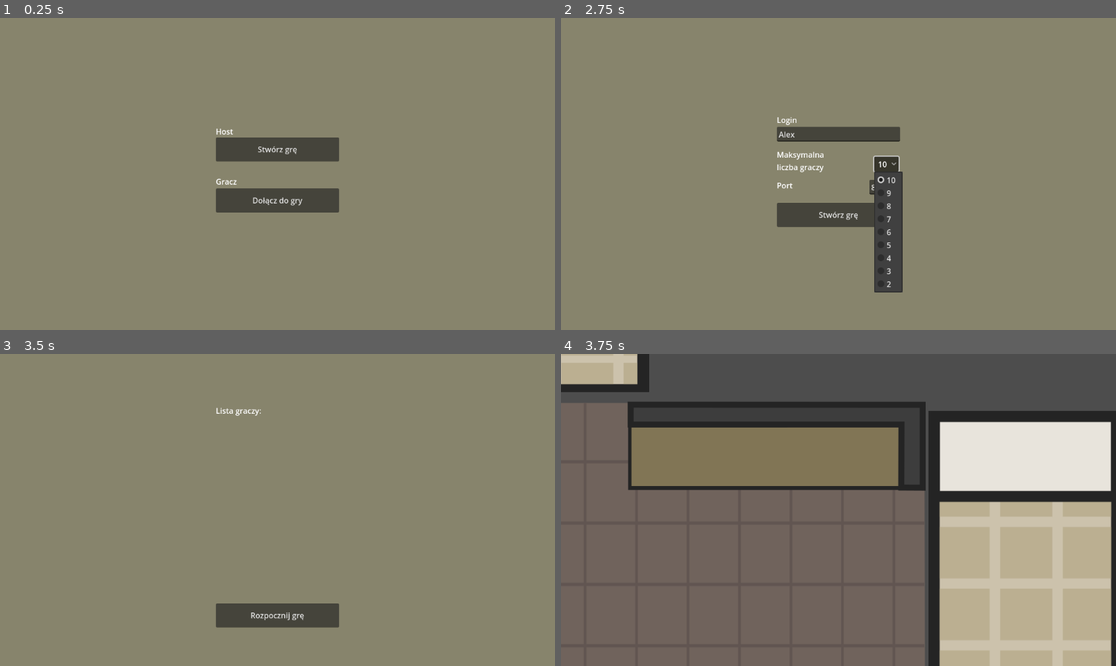
Above: before the commit, frames 1-4 (two rows, left to right).
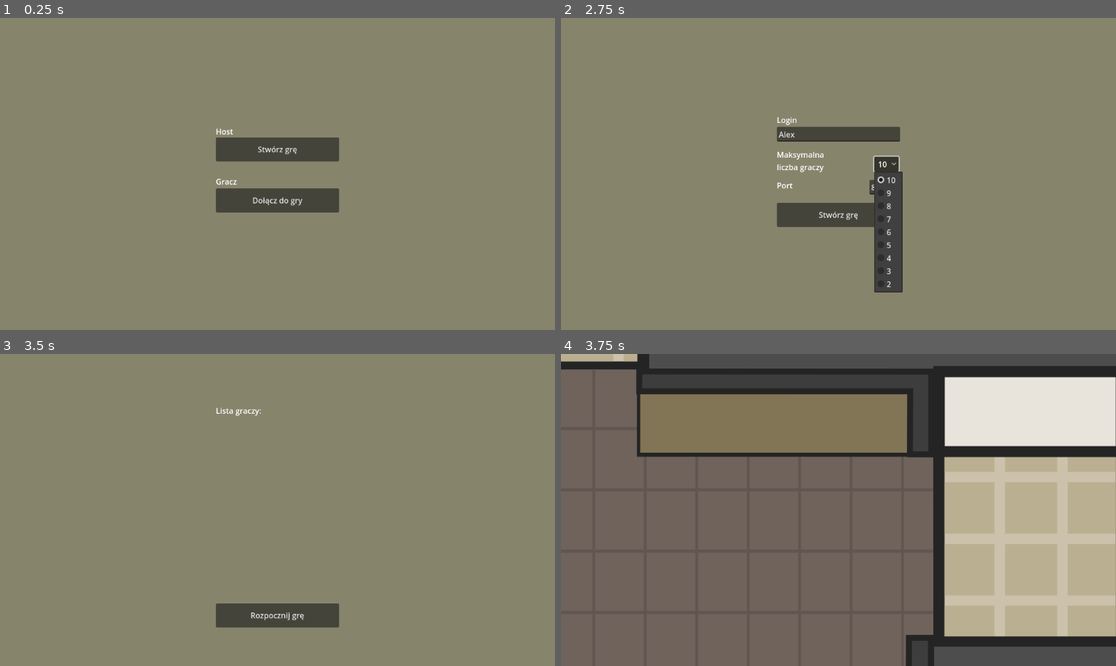
Above: after the commit, the same moments.

Repository: igorzasty2/wzimongus
Game: Godot game, scene res://scenes/ui/play_menu/play_menu.tscn
The game is run twice, just before and just after one commit, with the same random seed, the same clock (stepped at 60 frames per second) and the same inputs.
Inputs (mouse positions are in pixels of both pictures, inside the frame that each line leads up to):
- Up to frame 1 (0.25 s): no input
- Up to frame 2 (2.75 s): click "Stwórz grę" at 0.5 s; click (838, 133) at 1.27 s; type "Alex" at 1.35 s; click "10" at 2 s
- Up to frame 3 (3.5 s): click "Stwórz grę" at 2.75 s
- Up to frame 4 (3.75 s): click "Rozpocznij grę" at 3.5 s

Frames 1-3 are identical in both runs. In frame 4, 33% of the frame differs, in the area x 0-100%, y 0-100%.

Commit message:
Added room wall collisions

Diff:
--- a/scenes/map/map.tscn
+++ b/scenes/map/map.tscn
@@ -36,7 +36,7 @@
 [node name="Background" type="Node2D" parent="."]
 
 [node name="wc" parent="Background" instance=ExtResource("3_nbyec")]
-position = Vector2(-182, 1992)
+position = Vector2(72, 1586)
 
 [node name="sala_1" parent="Background" instance=ExtResource("4_dojmv")]
 position = Vector2(1807, -1112)
@@ -45,10 +45,10 @@
 position = Vector2(-2727, -1356)
 
 [node name="sala_3" parent="Background" instance=ExtResource("6_j2fhe")]
-position = Vector2(-2568, -2712)
+position = Vector2(-2569, -2712)
 
 [node name="xero" parent="Background" instance=ExtResource("7_htmn5")]
-position = Vector2(-1428, -325)
+position = Vector2(-1481, -188)
 
 [node name="aula" parent="Background" instance=ExtResource("8_ckisu")]
 position = Vector2(10, -1072)
@@ -57,16 +57,16 @@
 position = Vector2(2399, -2368)
 
 [node name="samorzad" parent="Background" instance=ExtResource("11_g3ofr")]
-position = Vector2(1752, 324)
+position = Vector2(1754, 162)
 
 [node name="serwerownia" parent="Background" instance=ExtResource("12_6nmdt")]
 position = Vector2(-1298, -2554)
 
 [node name="dziekanat" parent="Background" instance=ExtResource("13_jctr6")]
-position = Vector2(-2906, 790)
+position = Vector2(-2870, 788)
 
 [node name="chillroom" parent="Background" instance=ExtResource("14_8x6md")]
-position = Vector2(-16, 561)
+position = Vector2(2, 492)
 
 [node name="pielegniarka" parent="Background" instance=ExtResource("15_giha0")]
 position = Vector2(531, -2557)
@@ -78,22 +78,22 @@
 position = Vector2(1046, -1061)
 
 [node name="korytarz_samorzad_bufet" parent="Background" instance=ExtResource("18_lljii")]
-position = Vector2(2928, 281)
+position = Vector2(2926, 281)
 
 [node name="korytarz_chillroom_wc" parent="Background" instance=ExtResource("19_48mvo")]
-position = Vector2(-130, 1456)
+position = Vector2(123, 1065)
 
 [node name="korytarz_sala_2_sala_3" parent="Background" instance=ExtResource("20_oj1hn")]
 position = Vector2(-2707, -2088)
 
 [node name="korytarz_chillroom_aula" parent="Background" instance=ExtResource("21_5jspd")]
-position = Vector2(-17, -47)
+position = Vector2(-17, -94)
 
 [node name="korytarz_xero_chillroom" parent="Background" instance=ExtResource("22_85x4g")]
-position = Vector2(-1119, 466)
+position = Vector2(-1170, 602)
 
 [node name="korytarz_chillroom_samorzad" parent="Background" instance=ExtResource("23_us6c6")]
-position = Vector2(964, 410)
+position = Vector2(974, 317)
 
 [node name="korytarz_dziekanat_sala_2" parent="Background" instance=ExtResource("24_cj2rh")]
 position = Vector2(-2608, -258)
--- a/scenes/map/scenes/aula.tscn
+++ b/scenes/map/scenes/aula.tscn
@@ -1,8 +1,59 @@
-[gd_scene load_steps=2 format=3 uid="uid://db74hr2yilxel"]
+[gd_scene load_steps=9 format=3 uid="uid://db74hr2yilxel"]
 
 [ext_resource type="Texture2D" uid="uid://dln480b0kephh" path="res://scenes/map/assets/aula.png" id="1_q5m8s"]
 
+[sub_resource type="RectangleShape2D" id="RectangleShape2D_wywl7"]
+size = Vector2(60, 344)
+
+[sub_resource type="RectangleShape2D" id="RectangleShape2D_0rg1l"]
+size = Vector2(1671, 249.5)
+
+[sub_resource type="RectangleShape2D" id="RectangleShape2D_jorn5"]
+size = Vector2(59, 630)
+
+[sub_resource type="RectangleShape2D" id="RectangleShape2D_kvkgj"]
+size = Vector2(57, 582)
+
+[sub_resource type="RectangleShape2D" id="RectangleShape2D_l5rs7"]
+size = Vector2(59, 993)
+
+[sub_resource type="RectangleShape2D" id="RectangleShape2D_nm7yx"]
+size = Vector2(636, 59)
+
+[sub_resource type="RectangleShape2D" id="RectangleShape2D_hmw2r"]
+size = Vector2(691, 60)
+
 [node name="aula" type="Node2D"]
 
-[node name="Sprite2D" type="Sprite2D" parent="."]
+[node name="Background" type="Sprite2D" parent="."]
 texture = ExtResource("1_q5m8s")
+
+[node name="CollisionBox" type="StaticBody2D" parent="."]
+
+[node name="CollisionShape2D" type="CollisionShape2D" parent="CollisionBox"]
+position = Vector2(-806, -680)
+shape = SubResource("RectangleShape2D_wywl7")
+
+[node name="CollisionShape2D2" type="CollisionShape2D" parent="CollisionBox"]
+position = Vector2(-0.5, -726.75)
+shape = SubResource("RectangleShape2D_0rg1l")
+
+[node name="CollisionShape2D3" type="CollisionShape2D" parent="CollisionBox"]
+position = Vector2(806.5, -394)
+shape = SubResource("RectangleShape2D_jorn5")
+
+[node name="CollisionShape2D4" type="CollisionShape2D" parent="CollisionBox"]
+position = Vector2(806.5, 561)
+shape = SubResource("RectangleShape2D_kvkgj")
+
+[node name="CollisionShape2D5" type="CollisionShape2D" parent="CollisionBox"]
+position = Vector2(-805.5, 354.5)
+shape = SubResource("RectangleShape2D_l5rs7")
+
+[node name="CollisionShape2D6" type="CollisionShape2D" parent="CollisionBox"]
+position = Vector2(-517, 821.5)
+shape = SubResource("RectangleShape2D_nm7yx")
+
+[node name="CollisionShape2D7" type="CollisionShape2D" parent="CollisionBox"]
+position = Vector2(489.5, 822)
+shape = SubResource("RectangleShape2D_hmw2r")
--- a/scenes/map/scenes/bufet.tscn
+++ b/scenes/map/scenes/bufet.tscn
@@ -4,5 +4,13 @@
 
 [node name="bufet" type="Node2D"]
 
-[node name="Sprite2D" type="Sprite2D" parent="."]
+[node name="Background" type="Sprite2D" parent="."]
 texture = ExtResource("1_ria00")
+
+[node name="CollisionBox" type="StaticBody2D" parent="."]
+
+[node name="CollisionPolygon2D" type="CollisionPolygon2D" parent="CollisionBox"]
+polygon = PackedVector2Array(-469, -176, -566, -176, -568, 333, 114, 335, 115, 393, -633, 393, -633, -392, -470, -392)
+
+[node name="CollisionPolygon2D2" type="CollisionPolygon2D" parent="CollisionBox"]
+polygon = PackedVector2Array(459, 335, 459, 394, 633, 394, 436, -394, -124, -394, -125, -177, 429, -176, 551, 335)
--- a/scenes/map/scenes/chillroom.tscn
+++ b/scenes/map/scenes/chillroom.tscn
@@ -1,8 +1,30 @@
-[gd_scene load_steps=2 format=3 uid="uid://dk3g05gq43kad"]
+[gd_scene load_steps=4 format=3 uid="uid://dk3g05gq43kad"]
 
 [ext_resource type="Texture2D" uid="uid://bg8u0pe63q3aa" path="res://scenes/map/assets/chillroom.png" id="1_yrl5o"]
 
+[sub_resource type="RectangleShape2D" id="RectangleShape2D_ygbty"]
+size = Vector2(716, 59)
+
+[sub_resource type="RectangleShape2D" id="RectangleShape2D_yfs06"]
+size = Vector2(618, 184)
+
 [node name="chillroom" type="Node2D"]
 
-[node name="Sprite2D" type="Sprite2D" parent="."]
+[node name="Background" type="Sprite2D" parent="."]
 texture = ExtResource("1_yrl5o")
+
+[node name="CollisionBox" type="StaticBody2D" parent="."]
+
+[node name="CollisionPolygon2D" type="CollisionPolygon2D" parent="CollisionBox"]
+polygon = PackedVector2Array(-714, 31, -712, -279, -191, -279, -191, -461, -771, -461, -770, 31)
+
+[node name="CollisionShape2D" type="CollisionShape2D" parent="CollisionBox"]
+position = Vector2(-415, 431.5)
+shape = SubResource("RectangleShape2D_ygbty")
+
+[node name="CollisionShape2D2" type="CollisionShape2D" parent="CollisionBox"]
+position = Vector2(464, -370)
+shape = SubResource("RectangleShape2D_yfs06")
+
+[node name="CollisionPolygon2D2" type="CollisionPolygon2D" parent="CollisionBox"]
+polygon = PackedVector2Array(714, 91, 714, 406, 313, 406, 310, 462, 772, 462, 772, 91)
--- a/scenes/map/scenes/dziekanat.tscn
+++ b/scenes/map/scenes/dziekanat.tscn
@@ -4,5 +4,11 @@
 
 [node name="dziekanat" type="Node2D"]
 
-[node name="Sprite2D" type="Sprite2D" parent="."]
+[node name="Background" type="Sprite2D" parent="."]
 texture = ExtResource("1_eosrk")
+
+[node name="CollisionBox" type="StaticBody2D" parent="."]
+
+[node name="CollisionPolygon2D" type="CollisionPolygon2D" parent="CollisionBox"]
+position = Vector2(2, 0)
+polygon = PackedVector2Array(-218, -274, -310, -274, -532, -52, -527, 458, 523, 458, 523, -14, 262, -275, 134, -275, 133, -459, 133, -517, 274, -517, 582, -242, 582, 517, -586, 517, -586, -277, -317, -516, -218, -516)
--- a/scenes/map/scenes/pielegniarka.tscn
+++ b/scenes/map/scenes/pielegniarka.tscn
@@ -4,5 +4,13 @@
 
 [node name="pielegniarka" type="Node2D"]
 
-[node name="Sprite2D" type="Sprite2D" parent="."]
+[node name="Background" type="Sprite2D" parent="."]
 texture = ExtResource("1_0s44i")
+
+[node name="CollisionBox" type="StaticBody2D" parent="."]
+
+[node name="CollisionPolygon2D" type="CollisionPolygon2D" parent="CollisionBox"]
+polygon = PackedVector2Array(-715, -191, -715, -279, 715, -279, 715, -53, 773, -53, 774, -562, -554, -562, -771, -319, -771, -191)
+
+[node name="CollisionPolygon2D2" type="CollisionPolygon2D" parent="CollisionBox"]
+polygon = PackedVector2Array(-714, 180, -715, 505, 511, 501, 716, 306, 716, 299, 772, 299, 773, 325, 541, 561, -773, 562, -772, 180)
--- a/scenes/map/scenes/pokoj_wykladowcow.tscn
+++ b/scenes/map/scenes/pokoj_wykladowcow.tscn
@@ -4,5 +4,10 @@
 
 [node name="pokoj_wykladowcow" type="Node2D"]
 
-[node name="Sprite2D" type="Sprite2D" parent="."]
+[node name="Background" type="Sprite2D" parent="."]
 texture = ExtResource("1_y06xx")
+
+[node name="CollisionBox" type="StaticBody2D" parent="."]
+
+[node name="CollisionPolygon2D" type="CollisionPolygon2D" parent="CollisionBox"]
+polygon = PackedVector2Array(-526, 248, -475, 201, -462, -289, 228, -272, 467, -14, 456, 481, -219, 464, -273, 514, 503, 534, 527, -239, 269, -513, -508, -534)
--- a/scenes/map/scenes/sala_1.tscn
+++ b/scenes/map/scenes/sala_1.tscn
@@ -4,5 +4,13 @@
 
 [node name="sala_1" type="Node2D"]
 
-[node name="Sprite2D" type="Sprite2D" parent="."]
+[node name="Background" type="Sprite2D" parent="."]
 texture = ExtResource("1_a3i1o")
+
+[node name="CollisionBox" type="StaticBody2D" parent="."]
+
+[node name="CollisionPolygon2D" type="CollisionPolygon2D" parent="CollisionBox"]
+polygon = PackedVector2Array(-502, -40, -502, -224, 502, -224, 502, -143, 560, -143, 560, -528, -560, -528, -560, -40)
+
+[node name="CollisionPolygon2D2" type="CollisionPolygon2D" parent="CollisionBox"]
+polygon = PackedVector2Array(-503, 307, -503, 471, 502, 469, 502, 217, 560, 217, 560, 528, -559, 528, -560, 307)
--- a/scenes/map/scenes/sala_2.tscn
+++ b/scenes/map/scenes/sala_2.tscn
@@ -1,8 +1,23 @@
-[gd_scene load_steps=2 format=3 uid="uid://cwjp3351iq2cg"]
+[gd_scene load_steps=3 format=3 uid="uid://cwjp3351iq2cg"]
 
 [ext_resource type="Texture2D" uid="uid://kvr1gohuip0i" path="res://scenes/map/assets/sala_2.png" id="1_vx06s"]
 
+[sub_resource type="RectangleShape2D" id="RectangleShape2D_ud8od"]
+size = Vector2(58, 420.5)
+
 [node name="sala_2" type="Node2D"]
 
-[node name="Sprite2D" type="Sprite2D" parent="."]
+[node name="Background" type="Sprite2D" parent="."]
 texture = ExtResource("1_vx06s")
+
+[node name="CollisionBox" type="StaticBody2D" parent="."]
+
+[node name="CollisionShape2D" type="CollisionShape2D" parent="CollisionBox"]
+position = Vector2(627, 354.25)
+shape = SubResource("RectangleShape2D_ud8od")
+
+[node name="CollisionPolygon2D" type="CollisionPolygon2D" parent="CollisionBox"]
+polygon = PackedVector2Array(248, 563, 248, 499, -331, 499, -600, 240, -600, -351, -154, -351, -154, -565, -656, -565, -656, 272, -357, 562)
+
+[node name="CollisionPolygon2D2" type="CollisionPolygon2D" parent="CollisionBox"]
+polygon = PackedVector2Array(195, -564, 655, -564, 655, -230, 597, -230, 597, -350, 195, -350)
--- a/scenes/map/scenes/sala_3.tscn
+++ b/scenes/map/scenes/sala_3.tscn
@@ -4,5 +4,10 @@
 
 [node name="sala_3" type="Node2D"]
 
-[node name="Sprite2D" type="Sprite2D" parent="."]
+[node name="Background" type="Sprite2D" parent="."]
 texture = ExtResource("1_1nyh0")
+
+[node name="CollisionBox" type="StaticBody2D" parent="."]
+
+[node name="CollisionPolygon2D" type="CollisionPolygon2D" parent="CollisionBox"]
+polygon = PackedVector2Array(34, 398, 532, 398, 539, 395, 543, 390, 545, 384, 546, -1, 344, -172, -535, -172, -538, 372, -536, 381, -533, 388, -529, 393, -523, 397, -515, 400, -328, 399, -327, 456, -597, 456, -597, -457, 598, -457, 598, 457, 34, 457)
--- a/scenes/map/scenes/samorzad.tscn
+++ b/scenes/map/scenes/samorzad.tscn
@@ -1,8 +1,20 @@
-[gd_scene load_steps=2 format=3 uid="uid://dtjxbe3w5aln6"]
+[gd_scene load_steps=3 format=3 uid="uid://dtjxbe3w5aln6"]
 
 [ext_resource type="Texture2D" uid="uid://jl8w7pclpg6s" path="res://scenes/map/assets/samorzad.png" id="1_jvvmb"]
 
+[sub_resource type="RectangleShape2D" id="RectangleShape2D_4ukt6"]
+size = Vector2(1157, 63)
+
 [node name="samorzad" type="Node2D"]
 
-[node name="Sprite2D" type="Sprite2D" parent="."]
+[node name="Background" type="Sprite2D" parent="."]
 texture = ExtResource("1_jvvmb")
+
+[node name="CollisionBox" type="StaticBody2D" parent="Background"]
+
+[node name="CollisionPolygon2D" type="CollisionPolygon2D" parent="Background/CollisionBox"]
+polygon = PackedVector2Array(-517, 55, -517, -214, -487, -240, 398, -240, 516, -146, 516, 56, 581, 56, 581, -487, -298, -485, -581, -242, -581, 55)
+
+[node name="CollisionShape2D" type="CollisionShape2D" parent="Background/CollisionBox"]
+position = Vector2(-1.5, 455.5)
+shape = SubResource("RectangleShape2D_4ukt6")
--- a/scenes/map/scenes/serwerownia.tscn
+++ b/scenes/map/scenes/serwerownia.tscn
@@ -6,3 +6,11 @@
 
 [node name="Sprite2D" type="Sprite2D" parent="."]
 texture = ExtResource("1_4qwa6")
+
+[node name="CollisionBox" type="StaticBody2D" parent="."]
+
+[node name="CollisionPolygon2D" type="CollisionPolygon2D" parent="CollisionBox"]
+polygon = PackedVector2Array(539, -191, 539, -267, -373, -268, -540, -33, -536, 416, -266, 416, -266, 474, -600, 474, -600, -477, 599, -476, 599, -191)
+
+[node name="CollisionPolygon2D2" type="CollisionPolygon2D" parent="CollisionBox"]
+polygon = PackedVector2Array(542, 172, 596, 172, 597, 476, 74, 476, 74, 411, 348, 412, 385, 408, 416, 400, 443, 389, 466, 374, 484, 358, 501, 338, 512, 320, 523, 296, 530, 276, 536, 248, 540, 223)
--- a/scenes/map/scenes/wc.tscn
+++ b/scenes/map/scenes/wc.tscn
@@ -1,8 +1,39 @@
-[gd_scene load_steps=2 format=3 uid="uid://dnni64h8l6jcd"]
+[gd_scene load_steps=5 format=3 uid="uid://dnni64h8l6jcd"]
 
 [ext_resource type="Texture2D" uid="uid://chd7v3yuhdmlh" path="res://scenes/map/assets/wc.png" id="1_mn4i3"]
 
+[sub_resource type="RectangleShape2D" id="RectangleShape2D_6au7y"]
+size = Vector2(544, 238)
+
+[sub_resource type="RectangleShape2D" id="RectangleShape2D_qcljo"]
+size = Vector2(58, 305)
+
+[sub_resource type="RectangleShape2D" id="RectangleShape2D_panpt"]
+size = Vector2(441, 237)
+
 [node name="wc" type="Node2D"]
 
-[node name="Sprite2D" type="Sprite2D" parent="."]
+[node name="Background" type="Sprite2D" parent="."]
 texture = ExtResource("1_mn4i3")
+
+[node name="CollisionBox" type="StaticBody2D" parent="."]
+
+[node name="CollisionShape2D" type="CollisionShape2D" parent="CollisionBox"]
+position = Vector2(-397, -294)
+shape = SubResource("RectangleShape2D_6au7y")
+
+[node name="CollisionShape2D2" type="CollisionShape2D" parent="CollisionBox"]
+position = Vector2(-640, -22.5)
+shape = SubResource("RectangleShape2D_qcljo")
+
+[node name="CollisionShape2D3" type="CollisionShape2D" parent="CollisionBox"]
+position = Vector2(448.5, -293.5)
+shape = SubResource("RectangleShape2D_panpt")
+
+[node name="CollisionShape2D4" type="CollisionShape2D" parent="CollisionBox"]
+position = Vector2(640, -23)
+shape = SubResource("RectangleShape2D_qcljo")
+
+[node name="CollisionPolygon2D" type="CollisionPolygon2D" parent="CollisionBox"]
+position = Vector2(-35, 216)
+polygon = PackedVector2Array(78, 130, -575, -115, -634, -86, 79, 197, 704, -88, 645, -119, 354.04, 8.77618, 17, -117, -77, -249, -95, -241, -2, -104, -3, -101, 326, 22)
--- a/scenes/map/scenes/willy.tscn
+++ b/scenes/map/scenes/willy.tscn
@@ -1,8 +1,25 @@
-[gd_scene load_steps=2 format=3 uid="uid://deoe0yhjya0it"]
+[gd_scene load_steps=3 format=3 uid="uid://deoe0yhjya0it"]
 
 [ext_resource type="Texture2D" uid="uid://d2cy1ewy13wio" path="res://scenes/map/assets/willy.png" id="1_gfual"]
+
+[sub_resource type="RectangleShape2D" id="RectangleShape2D_er5jc"]
+size = Vector2(1460, 254)
 
 [node name="willy" type="Node2D"]
 
 [node name="Sprite2D" type="Sprite2D" parent="."]
 texture = ExtResource("1_gfual")
+
+[node name="CollisionBox" type="StaticBody2D" parent="."]
+
+[node name="CollisionShape2D5" type="CollisionShape2D" parent="CollisionBox"]
+position = Vector2(0, -369)
+shape = SubResource("RectangleShape2D_er5jc")
+
+[node name="CollisionPolygon2D" type="CollisionPolygon2D" parent="CollisionBox"]
+position = Vector2(378, -117)
+polygon = PackedVector2Array(141, -125, 296, 91, 298, 508, 295, 519, 288, 534, 275, 546, 262, 553, 243, 558, 135, 558, 134, 615, 351, 615, 352, -125)
+
+[node name="CollisionPolygon2D3" type="CollisionPolygon2D" parent="CollisionBox"]
+position = Vector2(-651, 377)
+polygon = PackedVector2Array(-21, -265, -78, -265, -78, 122, 822, 121, 822, 62, 14, 60, 6, 56, -3, 49, -11, 40, -16, 31)
--- a/scenes/map/scenes/xero.tscn
+++ b/scenes/map/scenes/xero.tscn
@@ -1,8 +1,49 @@
-[gd_scene load_steps=2 format=3 uid="uid://q56d4alpaarl"]
+[gd_scene load_steps=7 format=3 uid="uid://q56d4alpaarl"]
 
 [ext_resource type="Texture2D" uid="uid://bvu82f0v7s34y" path="res://scenes/map/assets/xero.png" id="1_oijt1"]
 
+[sub_resource type="RectangleShape2D" id="RectangleShape2D_d1sq4"]
+size = Vector2(57, 952)
+
+[sub_resource type="RectangleShape2D" id="RectangleShape2D_rny5d"]
+size = Vector2(495, 59)
+
+[sub_resource type="RectangleShape2D" id="RectangleShape2D_e72fe"]
+size = Vector2(280, 58)
+
+[sub_resource type="RectangleShape2D" id="RectangleShape2D_1ncdh"]
+size = Vector2(60, 952)
+
+[sub_resource type="RectangleShape2D" id="RectangleShape2D_806we"]
+size = Vector2(1116, 295)
+
 [node name="xero" type="Node2D"]
 
-[node name="Sprite2D" type="Sprite2D" parent="."]
+[node name="Background" type="Sprite2D" parent="."]
 texture = ExtResource("1_oijt1")
+
+[node name="CollisionBox" type="StaticBody2D" parent="."]
+
+[node name="CollisionShape2D" type="CollisionShape2D" parent="CollisionBox"]
+position = Vector2(-529.5, 0)
+shape = SubResource("RectangleShape2D_d1sq4")
+
+[node name="CollisionShape2D2" type="CollisionShape2D" parent="CollisionBox"]
+position = Vector2(-310.5, 446.5)
+shape = SubResource("RectangleShape2D_rny5d")
+
+[node name="CollisionShape2D3" type="CollisionShape2D" parent="CollisionBox"]
+position = Vector2(418, 447)
+shape = SubResource("RectangleShape2D_e72fe")
+
+[node name="CollisionShape2D4" type="CollisionShape2D" parent="CollisionBox"]
+position = Vector2(528, 0)
+shape = SubResource("RectangleShape2D_1ncdh")
+
+[node name="CollisionShape2D5" type="CollisionShape2D" parent="CollisionBox"]
+position = Vector2(0, -328.5)
+shape = SubResource("RectangleShape2D_806we")
+
+[node name="CollisionPolygon2D" type="CollisionPolygon2D" parent="CollisionBox"]
+position = Vector2(49, -58)
+polygon = PackedVector2Array(144, -123, 449, 53, 449, -123)
Binary file changed: scenes/map/assets/xero.png
